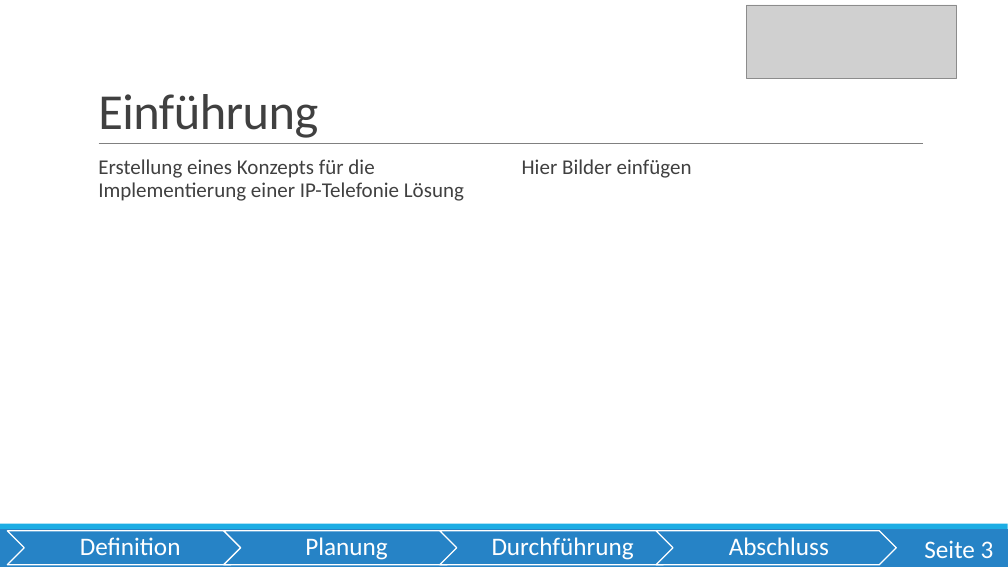
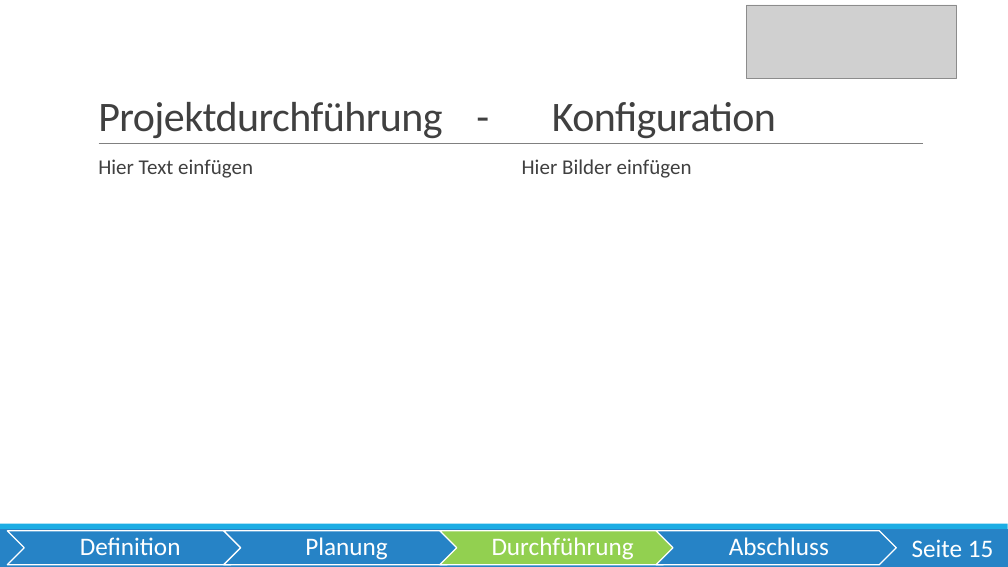
Before and after one commit to OberstufenprojektVOIP/OSP_VOIP, a slide deck: slide 15 of Pr-sentation/Präsentation VoIP Echt.pptx (slide 3 before the commit). Drawn at 1008x567 pixels with LibreOffice and Linux fonts; fonts in the diff are those of the drawing; grey boxes stand for pictures. Boxes give left, top, right and bottom in pixels: in the first picture for what was removed or moved away, otherwise in the second. Text is boxed around its words. In the diff, an @@ line names an element or a change of style, - is before the commit and + after.

```diff
--- a/Pr-sentation/Präsentation VoIP Echt.pptx
+++ b/Pr-sentation/Präsentation VoIP Echt.pptx
@@ title at [98, 102, 776, 138]: text changed; size 48 to 40 pt @@
-Einführung
+Projektdurchführung - Konfiguration
@@ text at [98, 159, 253, 178]: text changed @@
-  Erstellung eines Konzepts für die Implementierung einer IP-Telefonie Lösung
+  Hier Text einfügen
@@ chevron at [440, 531, 681, 565]: fill #2683C6 to #92D050 @@
@@ page number at [912, 539, 994, 557]: text changed @@
-Seite 3
+Seite 15
```
Also in this commit, not shown: 7 other slides changed, 10 slides added, 1 slide removed.
